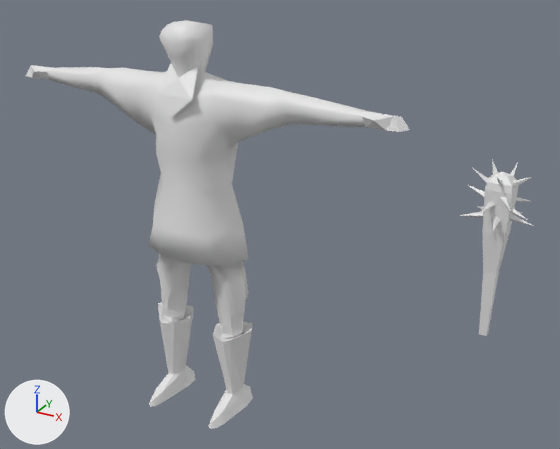
What one commit did to the Blender file 3DModels/BlendFiles/barbarian.blend.
Before and after are seen from a 50 mm lens placed at (14.48, -20.25, 9.86), pointed at (2.92, 0.78, -0.65). Every picture has the same lights, and +X, +Y and +Z are marked at lower left.

The scene before the commit, as lines of its bpy script (objects in view):
```python
me_plane = bpy.data.meshes.new('Plane')
me_plane.from_pydata(...)  # 116 vertices, 118 faces; spans x -0.49..0.49, y -0.44..0.41, z -1.86..0.6
# before: 15 (-0.14, -0.14, -0.26) at pixel (482, 231), 16 (-0.18, 0.04, -0.26) at pixel (483, 226), 18 (-0.02, 0.17, -0.26), 19 (0.15, -0.13, -0.26) at pixel (505, 235), 20 (-0.16, -0.17, 0.34) at pixel (484, 189)
# before: 21 (-0.21, 0.04, 0.34) at pixel (486, 184), 23 (-0.02, 0.2, 0.34), 24 (0.18, -0.16, 0.34) at pixel (512, 194), 25 (-0.14, -0.15, 0.44) at pixel (487, 182), 26 (-0.18, 0.04, 0.44) at pixel (488, 177)
# before: 28 (-0.02, 0.18, 0.44), 29 (0.16, -0.14, 0.44) at pixel (511, 185), 30 (-0.08, -0.08, 0.52) at pixel (494, 175), 31 (-0.1, 0.02, 0.52) at pixel (495, 172), 33 (-0.01, 0.1, 0.52) at pixel (503, 172)
# before: 34 (0.09, -0.07, 0.52) at pixel (507, 177)
me_plane_001 = bpy.data.meshes.new('Plane.001')
me_plane_001.from_pydata(...)  # 302 vertices, 380 faces, 2 loose edges; spans x -8.12..5.97, y -7.42..7.42, z -1.6..1.58
ob_plane = bpy.data.objects.new('Plane', me_plane_001)
ob_plane.location = (0.0, 0.0, 0.0)
ob_plane.rotation_euler = (1.571, -1.571, 0.0)  # degrees (90, -90, 0)
ob_plane_001 = bpy.data.objects.new('Plane.001', me_plane)
ob_plane_001.location = (10.22, -0.01, 1.56)
ob_plane_001.scale = (2.1, 2.1, 2.1)
```
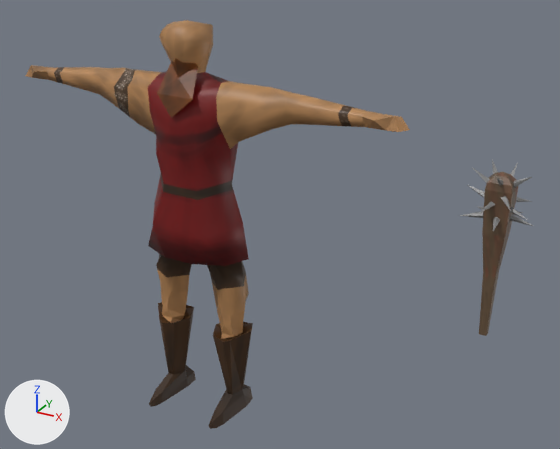
Patch to the scene script:
```diff
--- a/3DModels/BlendFiles/barbarian.blend.py
+++ b/3DModels/BlendFiles/barbarian.blend.py
@@ img_barbarian_massue_png @@
+img_barbarian_massue_png = load_image('barbarian_massue.png', '../../Textures/barbarian_massue.png', 1024, 1024, 'sRGB')
@@ img_barbarian_png @@
+img_barbarian_png = load_image('barbarian.png', '../../Textures/barbarian.png', 1024, 1024, 'sRGB')
@@ mat_barbarian_massue_png @@
+mat_barbarian_massue_png = principled_material('barbarian_massue.png')
+mat_barbarian_massue_png.texture = img_barbarian_massue_png
@@ mat_barbarian_png @@
+mat_barbarian_png = principled_material('barbarian.png')
+mat_barbarian_png.texture = img_barbarian_png
@@ me_plane_001 @@
 me_plane_001.from_pydata(...)  # 302 vertices, 380 faces, 2 loose edges; spans x -8.12..5.97, y -7.42..7.42, z -1.6..1.58
+me_plane_001.materials.append(mat_barbarian_png)  # picture img_barbarian_png
@@ me_plane @@
 me_plane.from_pydata(...)  # 116 vertices, 118 faces; spans x -0.49..0.49, y -0.44..0.41, z -1.86..0.6
 # used by ob_plane_001; location = (10.22, -0.01, 1.56); scale = (2.1, 2.1, 2.1)
 # verts and faces of me_plane; kept vertices keep their numbers, new ones are numbered from 116
+# me_plane part 1
+delete_faces([(15, 20, 24, 19), (16, 18, 23, 21), (26, 28, 33, 31), (25, 30, 34, 29)])
+faces += [(15, 19, 24, 20), (16, 21, 23, 18), (26, 31, 33, 28), (25, 29, 34, 30)]
+# me_plane part 2: 118 faces spanning x -0.49..0.49, y -0.44..0.41, z -1.86..0.6 switch from no material to mat_barbarian_massue_png (picture img_barbarian_massue_png)
```

Changed parts and their boxes (x1, y1, x2, y2) in the pictures (560 x 449 px; the box of a moved part takes in the faces that stretch with it):
'Plane', recoloured: (26, 20, 410, 429) in both
part 1 of me_plane, moved or reshaped: (482, 176, 512, 236) in both
part 2 of me_plane, recoloured (grey to brown): (458, 160, 533, 336) in both
